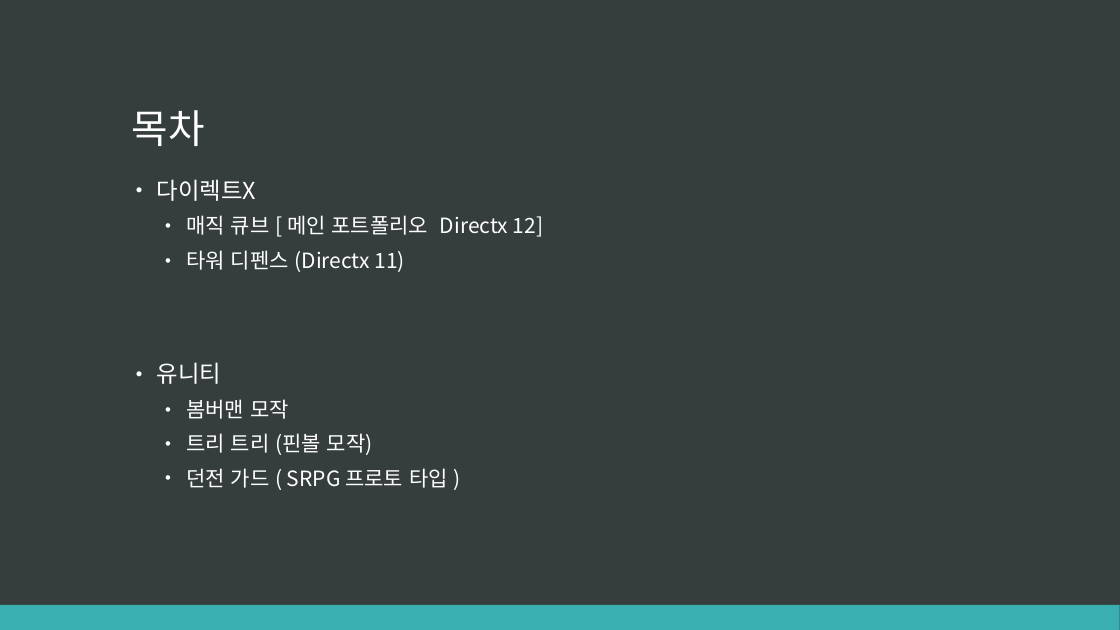
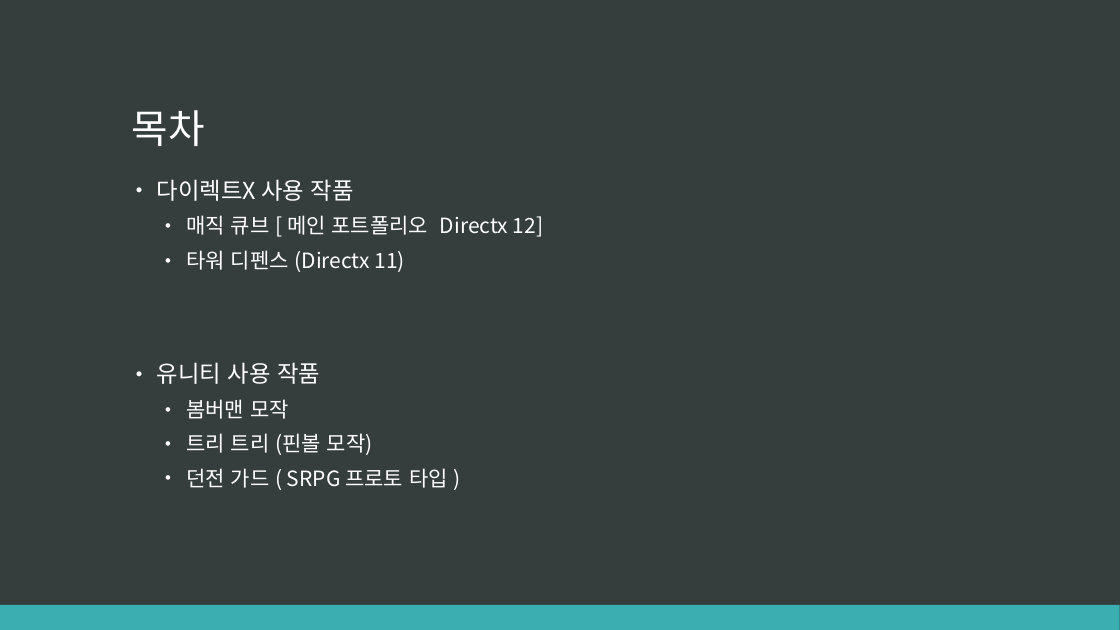
Before and after one commit to ChangminYoo/FinalProject, a slide deck: slide 2 of 이관구/포트폴리오 - 이관구.pptx. Drawn at 1120x630 pixels with LibreOffice and Linux fonts; fonts in the diff are those of the drawing. Boxes give left, top, right and bottom in pixels: in the first picture for what was removed or moved away, otherwise in the second. Text is boxed around its words. In the diff, an @@ line names an element or a change of style, - is before the commit and + after.

```diff
--- a/이관구/포트폴리오 - 이관구.pptx
+++ b/이관구/포트폴리오 - 이관구.pptx
@@ text at box(157, 179, 354, 201): text changed @@
-• 다이렉트X
+• 다이렉트X 사용 작품
@@ text at box(157, 362, 320, 384): text changed @@
-• 유니티
+• 유니티 사용 작품
```
Also in this commit, not shown: 2 other slides changed, 1 other file.
